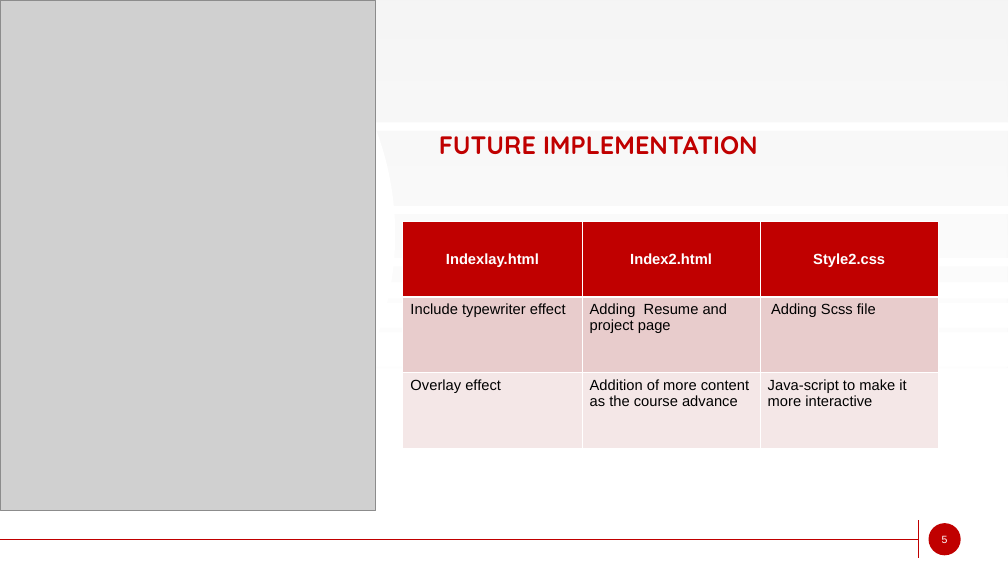
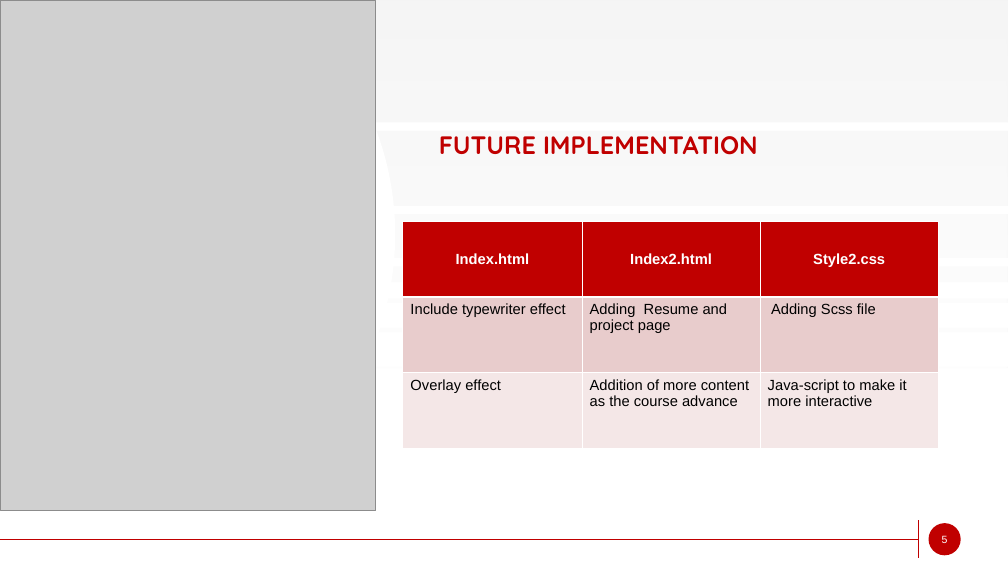
Before and after one commit to ShubhaChaudhary/ShubhaChaudhary.github.io, a slide deck: slide 5 of portfolio_ppt.pptx. Drawn at 1008x567 pixels with LibreOffice and Linux fonts; fonts in the diff are those of the drawing; grey boxes stand for pictures. Boxes give left, top, right and bottom in pixels: in the first picture for what was removed or moved away, otherwise in the second. Text is boxed around its words. In the diff, an @@ line names an element or a change of style, - is before the commit and + after.

```diff
--- a/portfolio_ppt.pptx
+++ b/portfolio_ppt.pptx
@@ table at (x1=403, y1=221, x2=939, y2=448) @@
-row 1, column 1: Indexlay.html
+row 1, column 1: Index.html
```
Also in this commit, not shown: 1 other slide changed, 2 other files.
